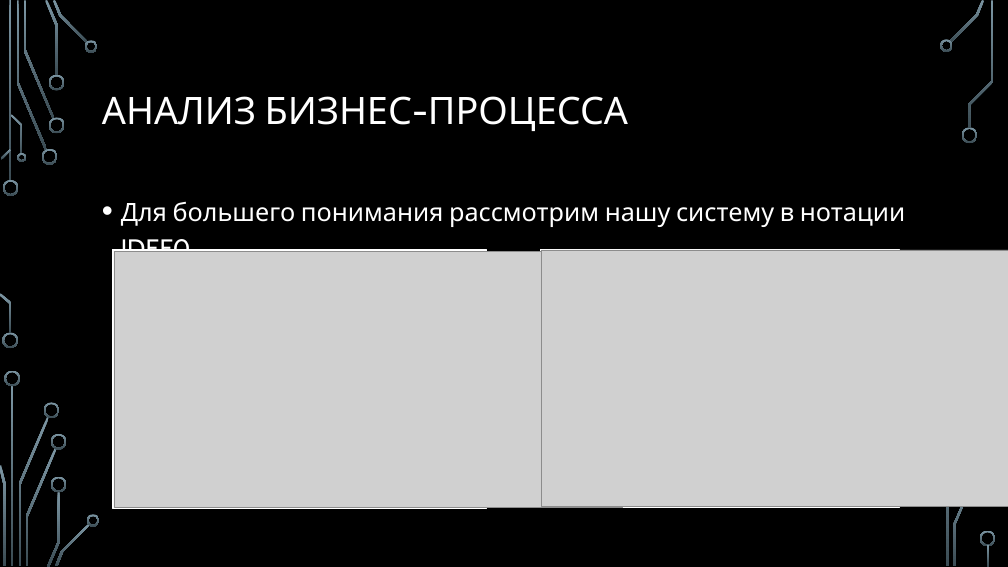
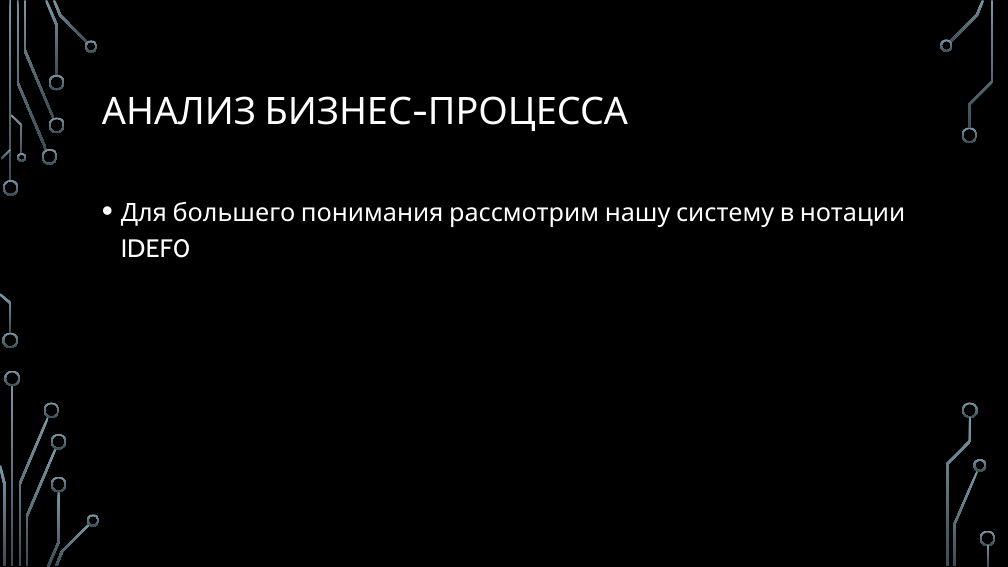
Before and after one commit to amphyzale/Distributed-Software-Systems, a slide deck: slide 10 of Course-Project/Car Crash Today End.pptx. Drawn at 1008x567 pixels with LibreOffice and Linux fonts; fonts in the diff are those of the drawing; grey boxes stand for pictures; background and template pictures are left out. Boxes give left, top, right and bottom in pixels: in the first picture for what was removed or moved away, otherwise in the second. Text is boxed around its words. In the diff, an @@ line names an element or a change of style, - is before the commit and + after.

```diff
--- a/Course-Project/Car Crash Today End.pptx
+++ b/Course-Project/Car Crash Today End.pptx
@@ rectangle removed at box(113, 250, 486, 509) @@
@@ picture removed at box(114, 251, 623, 508) @@
@@ rectangle removed at box(541, 250, 900, 508) @@
@@ picture removed at box(541, 250, 1008, 507) @@
@@ freeform shape added at box(963, 402, 979, 418), fill gradient #7C96A3 to #3B4C54 @@
@@ freeform shape added at box(974, 459, 987, 472), fill gradient #7C96A3 to #3B4C54 @@
```
Also in this commit, not shown: 6 other slides changed, 1 slide added, 1 other file.
